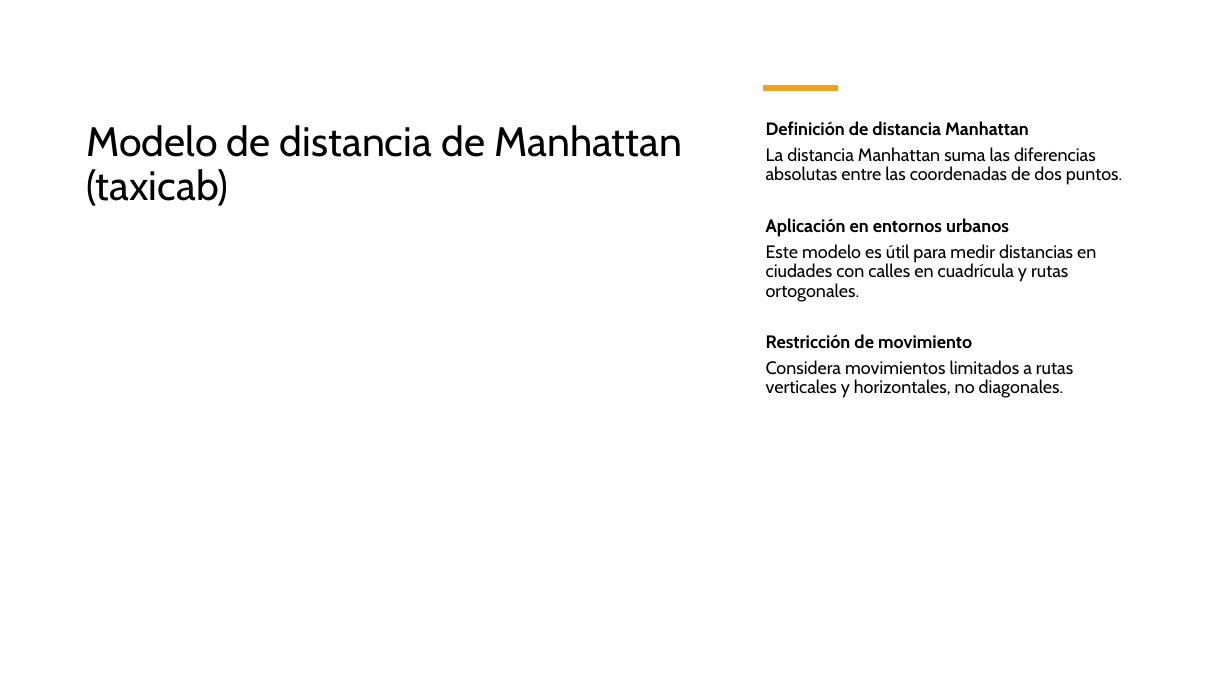
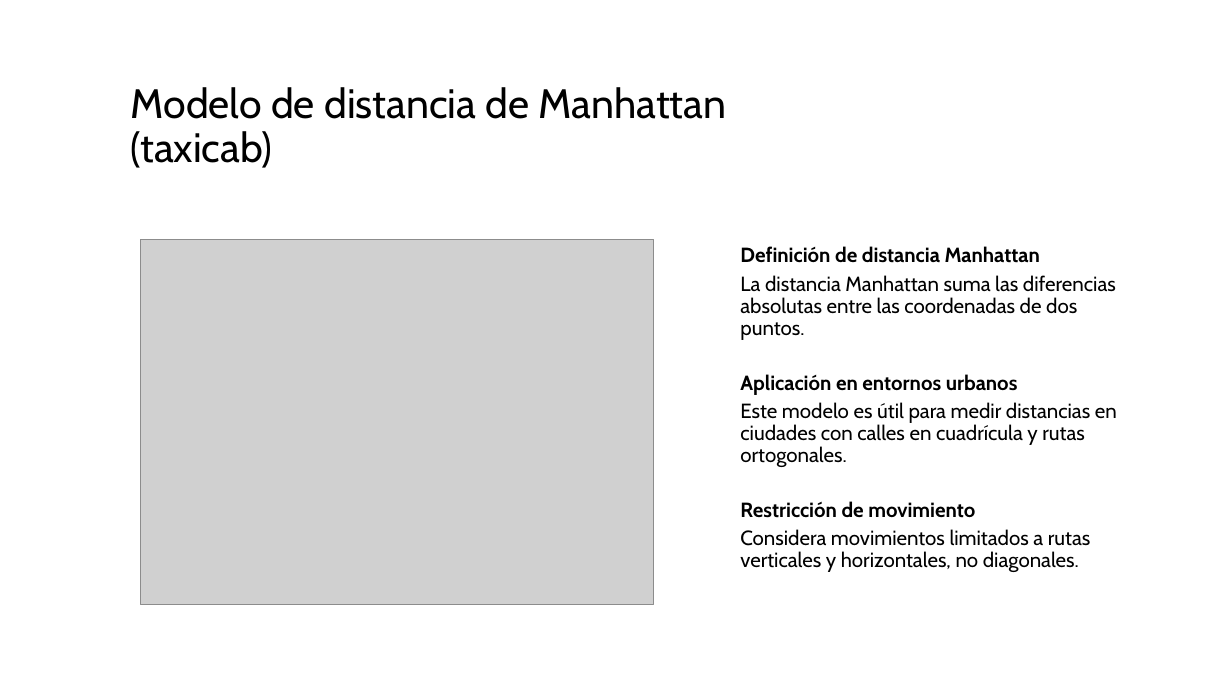
Before and after one commit to luisgg121/ML-Actividad-02, a slide deck: slide 11 of Infografía sobre Tipos de Modelos Vectoriales y sus aplicaciones.pptx. Drawn at 1232x693 pixels with LibreOffice and Linux fonts; fonts in the diff are those of the drawing; grey boxes stand for pictures. Boxes give left, top, right and bottom in pixels: in the first picture for what was removed or moved away, otherwise in the second. Text is boxed around its words. In the diff, an @@ line names an element or a change of style, - is before the commit and + after.

```diff
--- a/Infografía sobre Tipos de Modelos Vectoriales y sus aplicaciones.pptx
+++ b/Infografía sobre Tipos de Modelos Vectoriales y sus aplicaciones.pptx
@@ title "Modelo de distancia de Manhattan ...": place and size @@
-title "Modelo de distancia de Manhattan ..." at [86, 125, 682, 206]
+title "Modelo de distancia de Manhattan ..." at [131, 87, 727, 168]
@@ line removed from (763, 88) to (837, 88) @@
@@ picture added at [140, 239, 654, 604] @@
@@ text "Definición de distancia Manhattan": place and size @@
-text "Definición de distancia Manhattan" at [766, 121, 1122, 398]
+text "Definición de distancia Manhattan" at [740, 246, 1117, 572]
@@ text "Definición de distancia Manhattan" at [740, 246, 1117, 572]: size 14 to 16 pt @@
```
Also in this commit, not shown: 8 other slides changed.
